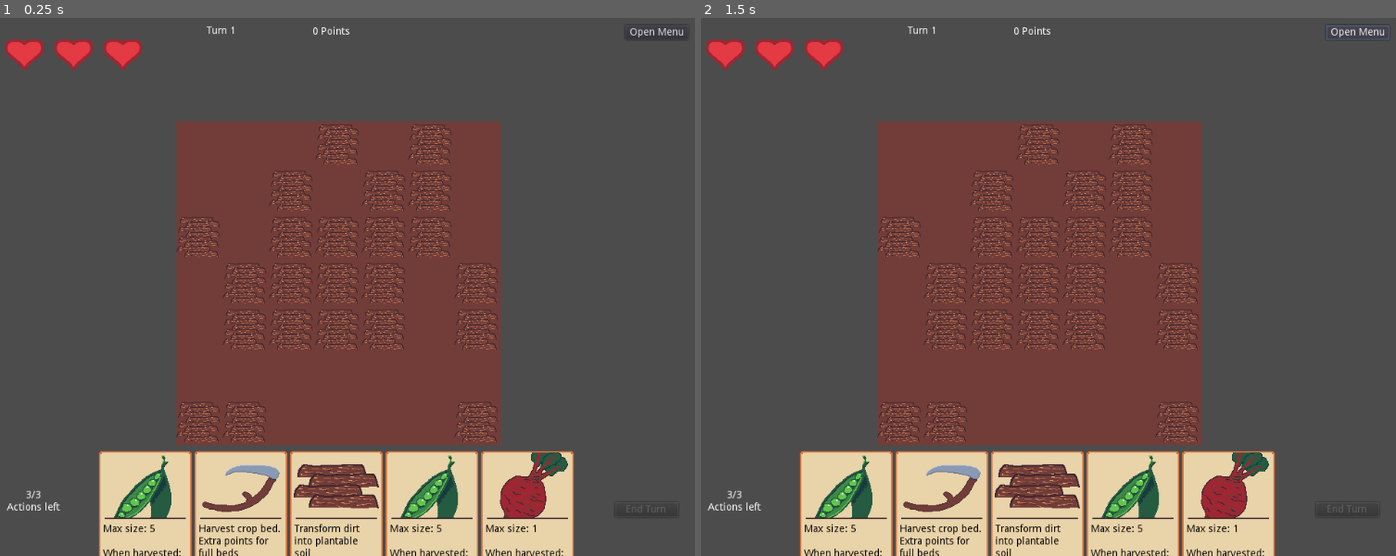
Above: before the commit, frames 1-2 (left to right).
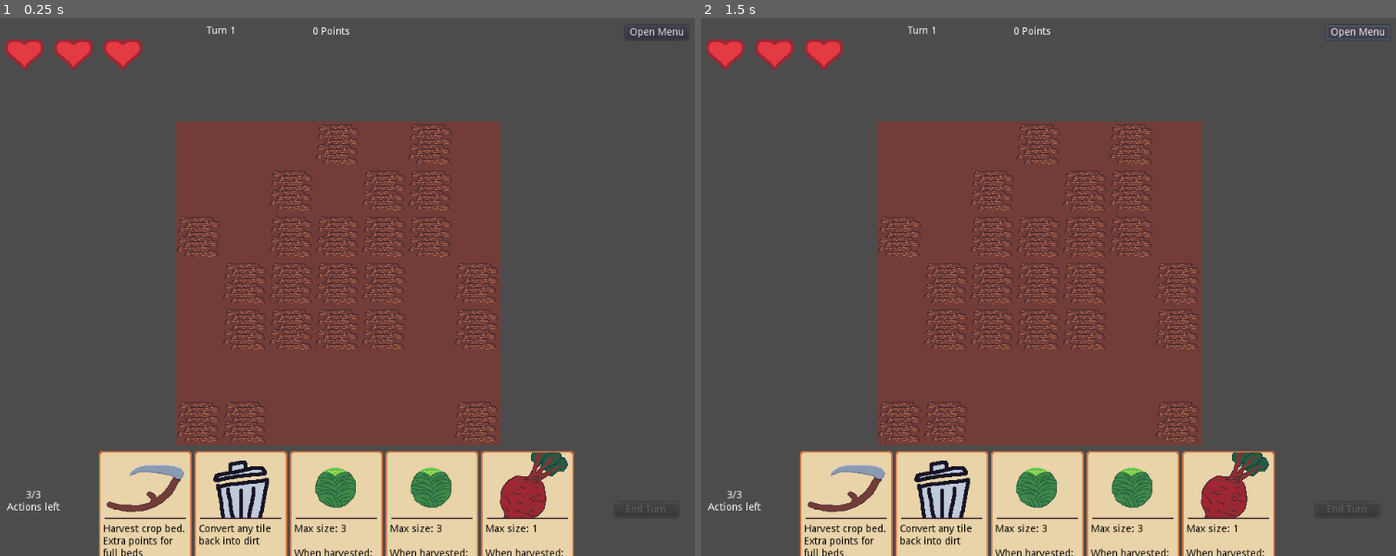
Above: after the commit, the same moments.

Repository: Rellikiox/Harvest-Season
Game: Godot game, scene res://Game.tscn
The game is run twice, just before and just after one commit, with the same random seed, the same clock (stepped at 60 frames per second) and the same inputs.
Inputs (mouse positions are in pixels of both pictures, inside the frame that each line leads up to):
- Up to frame 1 (0.25 s): no input
- Up to frame 2 (1.5 s): tap Enter at 0.5 s; move the mouse to (1201, 254) at 0.52 s; press the mouse at (1201, 254) at 0.53 s; release the mouse at (1201, 254) at 1.25 s; click "Open Menu" at 1.25 s

The runs differ from the first frame. In frame 1, 3.5% of the frame differs, in the area x 14-66%, y 81-100%; in frame 2, 3.5%.

Commit message:
Improve sprinklers
- Sprinklers now have a set number of charges
- Each crop watered reduces the charges by 1
- Watercans can add 5 charges to a sprinkler

Diff:
--- a/Effects.gd
+++ b/Effects.gd
@@ -9,7 +9,7 @@
 
 func increase_water(cell):
 	var current_level = get_cellv(cell)
-	if current_level >= Global.EffectsEnum.WATER_1 and current_level < Global.EffectsEnum.WATER_FULL:
+	if current_level >= Global.EffectsEnum.WATER_1 and current_level < Global.EffectsEnum.WATER_4:
 		set_cellv(cell, current_level + 1)
 
 
--- a/Game.gd
+++ b/Game.gd
@@ -71,6 +71,7 @@
 
 	# Clear any effects
 	$Ground/Effects.clear()
+	$Ground/SprinklerUI.clear()
 
 	# Clear and init the ground
 	$Ground.clear()
@@ -112,7 +113,7 @@
 		Vector2(1, 0), Vector2(0, 1), Vector2(-1, 0), Vector2(0, -1)
 	]
 	for cell in $Ground.get_used_cells_by_id(GroundTiles.SPRINKLER):
-		$Ground.water_adjacent_crops(cell)
+		$Ground.trigger_sprinkler(cell)
 
 	for cell in $Ground.get_crop_cells():
 		$Ground/Effects.decrease_water(cell)
--- a/Game.tscn
+++ b/Game.tscn
@@ -10,6 +10,7 @@
 [ext_resource path="res://Effects.gd" type="Script" id=8]
 [ext_resource path="res://ui/tiles/highlight-tileset.tres" type="TileSet" id=9]
 [ext_resource path="res://Highlight.gd" type="Script" id=10]
+[ext_resource path="res://ui/tiles/sprinkler-ui-tileset.tres" type="TileSet" id=11]
 
 [sub_resource type="TileSet" id=1]
 0/name = "ground-tiles.png 0"
@@ -132,7 +133,7 @@
 position = Vector2( 263.483, 61.5748 )
 tile_set = SubResource( 1 )
 format = 1
-tile_data = PoolIntArray( 0, 0, 0, 1, 0, 0, 2, 0, 0, 3, 0, 0 …(228 unchanged characters)…  0, 196609, 1, 0, 196610, 1, 0, 196611, 1, 0, 196612, 1, 0, 196613, 0, 0, 196614, …(301 unchanged characters)…
+tile_data = PoolIntArray( 0, 0, 0, 1, 0, 0, 2, 0, 0, 3, 0, 0 …(228 unchanged characters)…  0, 196609, 1, 0, 196610, 1, 0, 196611, 7, 0, 196612, 1, 0, 196613, 0, 0, 196614, …(301 unchanged characters)…
 script = ExtResource( 7 )
 
 [node name="Camera2D" type="Camera2D" parent="Ground"]
@@ -154,6 +155,12 @@
 format = 1
 script = ExtResource( 10 )
 
+[node name="SprinklerUI" type="TileMap" parent="Ground"]
+tile_set = ExtResource( 11 )
+format = 1
+tile_data = PoolIntArray( 196611, 1, 0 )
+script = ExtResource( 10 )
+
 [node name="Sprites" type="YSort" parent="Ground"]
 
 [node name="UI" parent="." instance=ExtResource( 3 )]
--- a/Global.gd
+++ b/Global.gd
@@ -7,6 +7,6 @@
 }
 
 enum GroundTileEnum {EMPTY = -1, DIRT, SOIL, POTATO, ONION, PEAS, BEET, CABBAGE, SPRINKLER}
-enum EffectsEnum {EMPTY = -1, DEAD, WATER_1, WATER_2, WATER_3, WATER_FULL}
+enum EffectsEnum {EMPTY = -1, DEAD, WATER_1, WATER_2, WATER_3, WATER_4}
 enum UITileEnum {EMPTY = -1, HIGHLIGHT, INVALID}
 enum HighlightTileEnum {EMPTY = -1, HIGHLIGHT, INVALID, WATER}
--- a/Ground.gd
+++ b/Ground.gd
@@ -67,9 +67,26 @@
 	return cells
 
 
-func water_adjacent_crops(cell):
+func has_sprinkler(cell):
+	return get_cellv(cell) == Global.GroundTileEnum.SPRINKLER
+
+
+func trigger_sprinkler(cell):
+	var charges_left = $SprinklerUI.get_cellv(cell)
 	for _cell in get_crop_beds_around_cell(cell):
+		if charges_left == 0:
+			break
 		$Effects.increase_water(_cell)
+		charges_left -= 1
+	$SprinklerUI.set_cellv(cell, charges_left)
+
+
+func reload_sprinkler(cell, charges):
+	if not has_sprinkler(cell):
+		return
+
+	var new_charges = min($SprinklerUI.get_cellv(cell) + charges, 15)
+	$SprinklerUI.set_cellv(cell, new_charges)
 
 
 func get_crop_beds_around_cell(cell):
@@ -108,3 +125,8 @@
 	var bed = get_adjacent_of_same_type(cell)
 	for crop in bed:
 		$Effects.increase_water(crop)
+
+
+func place_sprinkler(cell):
+	set_cellv(cell, Global.GroundTileEnum.SPRINKLER)
+	$SprinklerUI.set_cellv(cell, 15)
--- a/cards/Cards.gd
+++ b/cards/Cards.gd
@@ -73,8 +73,7 @@
 		return ground.get_cellv(cell) in [Global.GroundTileEnum.DIRT, Global.GroundTileEnum.SOIL]
 
 	func place(cell:Vector2, ground:TileMap):
-		ground.set_cellv(cell, tile)
-		ground.water_adjacent_crops(cell)
+		ground.place_sprinkler(cell)
 
 
 class DigGroundCard extends BaseCard:
@@ -94,7 +93,7 @@
 	var texture = preload('res://assets/delete-card.png')
 
 	func can_be_placed(cell:Vector2, ground:TileMap):
-		return ground.cell_has_crop(cell) or ground.get_cellv(cell) == Global.GroundTileEnum.SPRINKLER
+		return ground.cell_has_crop(cell) or ground.has_sprinkler(cell)
 
 	func place(cell:Vector2, ground:TileMap):
 		ground.destroy_cell(cell)
@@ -112,11 +111,13 @@
 			highlight.highlight_tiles([cell], Global.HighlightTileEnum.INVALID)
 
 	func can_be_placed(cell:Vector2, ground:TileMap):
-		return ground.cell_has_crop(cell)
+		return ground.cell_has_crop(cell) or ground.has_sprinkler(cell)
 
 	func place(cell:Vector2, ground:TileMap):
-		ground.water_crop_bed(cell)
-
+		if ground.cell_has_crop(cell):
+			ground.water_crop_bed(cell)
+		else:
+			ground.reload_sprinkler(cell, 5)
 
 
 class ScytheCanCard extends BaseCard:
--- a/cards/DeckManager.gd
+++ b/cards/DeckManager.gd
@@ -11,7 +11,7 @@
 	Global.CardEnum.WATERING_CAN: 5,
 	Global.CardEnum.DIG_GROUND: 3,
 	Global.CardEnum.SCYTHE: 5,
-#	Global.CardEnum.DELETE_TILE: 1
+	Global.CardEnum.DELETE_TILE: 1
 }
 
 var draw_pile = []
--- a/ui/Card.gd
+++ b/ui/Card.gd
@@ -39,13 +39,13 @@
  +7 points per tile""",
 	Global.CardEnum.PLACE_SPRINKLER:
 """Water adjacent crop beds.
-16 total charges, 1 charge spent per turn per crop""",
+15 total charges, 1 charge spent per turn per crop""",
 	Global.CardEnum.DIG_GROUND:
 """Transform dirt into plantable soil""",
 	Global.CardEnum.DELETE_TILE:
 """Convert any tile back into dirt""",
 	Global.CardEnum.WATERING_CAN:
-"""Water single crop bed with one charge""",
+"""Water crop bed with one charge or reload 5 charges on sprinkler""",
 	Global.CardEnum.SCYTHE:
 """Harvest crop bed. Extra points for full beds""",
 }
--- /dev/null
+++ b/ui/tiles/sprinkler-ui-tileset.tres
@@ -0,0 +1,229 @@
+[gd_resource type="TileSet" load_steps=2 format=2]
+
+[ext_resource path="res://assets/sprinkler-tileset.png" type="Texture" id=1]
+
+[resource]
+0/name = "sprinkler-tileset.png 0"
+0/texture = ExtResource( 1 )
+0/tex_offset = Vector2( 0, 0 )
+0/modulate = Color( 1, 1, 1, 1 )
+0/region = Rect2( 0, 0, 64, 64 )
+0/tile_mode = 0
+0/occluder_offset = Vector2( 0, 0 )
+0/navigation_offset = Vector2( 0, 0 )
+0/shape_offset = Vector2( 0, 0 )
+0/shape_transform = Transform2D( 1, 0, 0, 1, 0, 0 )
+0/shape_one_way = false
+0/shape_one_way_margin = 0.0
+0/shapes = [  ]
+0/z_index = 0
+1/name = "sprinkler-tileset.png 1"
+1/texture = ExtResource( 1 )
+1/tex_offset = Vector2( 0, 0 )
+1/modulate = Color( 1, 1, 1, 1 )
+1/region = Rect2( 64, 0, 64, 64 )
+1/tile_mode = 0
+1/occluder_offset = Vector2( 0, 0 )
+1/navigation_offset = Vector2( 0, 0 )
+1/shape_offset = Vector2( 0, 0 )
+1/shape_transform = Transform2D( 1, 0, 0, 1, 0, 0 )
+1/shape_one_way = false
+1/shape_one_way_margin = 0.0
+1/shapes = [  ]
+1/z_index = 0
+2/name = "sprinkler-tileset.png 2"
+2/texture = ExtResource( 1 )
+2/tex_offset = Vector2( 0, 0 )
+2/modulate = Color( 1, 1, 1, 1 )
+2/region = Rect2( 128, 0, 64, 64 )
+2/tile_mode = 0
+2/occluder_offset = Vector2( 0, 0 )
+2/navigation_offset = Vector2( 0, 0 )
+2/shape_offset = Vector2( 0, 0 )
+2/shape_transform = Transform2D( 1, 0, 0, 1, 0, 0 )
+2/shape_one_way = false
+2/shape_one_way_margin = 0.0
+2/shapes = [  ]
+2/z_index = 0
+3/name = "sprinkler-tileset.png 3"
+3/texture = ExtResource( 1 )
+3/tex_offset = Vector2( 0, 0 )
+3/modulate = Color( 1, 1, 1, 1 )
+3/region = Rect2( 192, 0, 64, 64 )
+3/tile_mode = 0
+3/occluder_offset = Vector2( 0, 0 )
+3/navigation_offset = Vector2( 0, 0 )
+3/shape_offset = Vector2( 0, 0 )
+3/shape_transform = Transform2D( 1, 0, 0, 1, 0, 0 )
+3/shape_one_way = false
+3/shape_one_way_margin = 0.0
+3/shapes = [  ]
+3/z_index = 0
+4/name = "sprinkler-tileset.png 4"
+4/texture = ExtResource( 1 )
+4/tex_offset = Vector2( 0, 0 )
+4/modulate = Color( 1, 1, 1, 1 )
+4/region = Rect2( 0, 64, 64, 64 )
+4/tile_mode = 0
+4/occluder_offset = Vector2( 0, 0 )
+4/navigation_offset = Vector2( 0, 0 )
+4/shape_offset = Vector2( 0, 0 )
+4/shape_transform = Transform2D( 1, 0, 0, 1, 0, 0 )
+4/shape_one_way = false
+4/shape_one_way_margin = 0.0
+4/shapes = [  ]
+4/z_index = 0
+5/name = "sprinkler-tileset.png 5"
+5/texture = ExtResource( 1 )
+5/tex_offset = Vector2( 0, 0 )
+5/modulate = Color( 1, 1, 1, 1 )
+5/region = Rect2( 64, 64, 64, 64 )
+5/tile_mode = 0
+5/occluder_offset = Vector2( 0, 0 )
+5/navigation_offset = Vector2( 0, 0 )
+5/shape_offset = Vector2( 0, 0 )
+5/shape_transform = Transform2D( 1, 0, 0, 1, 0, 0 )
+5/shape_one_way = false
+5/shape_one_way_margin = 0.0
+5/shapes = [  ]
+5/z_index = 0
+6/name = "sprinkler-tileset.png 6"
+6/texture = ExtResource( 1 )
+6/tex_offset = Vector2( 0, 0 )
+6/modulate = Color( 1, 1, 1, 1 )
+6/region = Rect2( 128, 64, 64, 64 )
+6/tile_mode = 0
+6/occluder_offset = Vector2( 0, 0 )
+6/navigation_offset = Vector2( 0, 0 )
+6/shape_offset = Vector2( 0, 0 )
+6/shape_transform = Transform2D( 1, 0, 0, 1, 0, 0 )
+6/shape_one_way = false
+6/shape_one_way_margin = 0.0
+6/shapes = [  ]
+6/z_index = 0
+7/name = "sprinkler-tileset.png 7"
+7/texture = ExtResource( 1 )
+7/tex_offset = Vector2( 0, 0 )
+7/modulate = Color( 1, 1, 1, 1 )
+7/region = Rect2( 192, 64, 64, 64 )
+7/tile_mode = 0
+7/occluder_offset = Vector2( 0, 0 )
+7/navigation_offset = Vector2( 0, 0 )
+7/shape_offset = Vector2( 0, 0 )
+7/shape_transform = Transform2D( 1, 0, 0, 1, 0, 0 )
+7/shape_one_way = false
+7/shape_one_way_margin = 0.0
+7/shapes = [  ]
+7/z_index = 0
+8/name = "sprinkler-tileset.png 8"
+8/texture = ExtResource( 1 )
+8/tex_offset = Vector2( 0, 0 )
+8/modulate = Color( 1, 1, 1, 1 )
+8/region = Rect2( 0, 128, 64, 64 )
+8/tile_mode = 0
+8/occluder_offset = Vector2( 0, 0 )
+8/navigation_offset = Vector2( 0, 0 )
+8/shape_offset = Vector2( 0, 0 )
+8/shape_transform = Transform2D( 1, 0, 0, 1, 0, 0 )
+8/shape_one_way = false
+8/shape_one_way_margin = 0.0
+8/shapes = [  ]
+8/z_index = 0
+9/name = "sprinkler-tileset.png 9"
+9/texture = ExtResource( 1 )
+9/tex_offset = Vector2( 0, 0 )
+9/modulate = Color( 1, 1, 1, 1 )
+9/region = Rect2( 64, 128, 64, 64 )
+9/tile_mode = 0
+9/occluder_offset = Vector2( 0, 0 )
+9/navigation_offset = Vector2( 0, 0 )
+9/shape_offset = Vector2( 0, 0 )
+9/shape_transform = Transform2D( 1, 0, 0, 1, 0, 0 )
+9/shape_one_way = false
+9/shape_one_way_margin = 0.0
+9/shapes = [  ]
+9/z_index = 0
+10/name = "sprinkler-tileset.png 10"
+10/texture = ExtResource( 1 )
+10/tex_offset = Vector2( 0, 0 )
+10/modulate = Color( 1, 1, 1, 1 )
+10/region = Rect2( 128, 128, 64, 64 )
+10/tile_mode = 0
+10/occluder_offset = Vector2( 0, 0 )
+10/navigation_offset = Vector2( 0, 0 )
+10/shape_offset = Vector2( 0, 0 )
+10/shape_transform = Transform2D( 1, 0, 0, 1, 0, 0 )
+10/shape_one_way = false
+10/shape_one_way_margin = 0.0
+10/shapes = [  ]
+10/z_index = 0
+11/name = "sprinkler-tileset.png 11"
+11/texture = ExtResource( 1 )
+11/tex_offset = Vector2( 0, 0 )
+11/modulate = Color( 1, 1, 1, 1 )
+11/region = Rect2( 192, 128, 64, 64 )
+11/tile_mode = 0
+11/occluder_offset = Vector2( 0, 0 )
+11/navigation_offset = Vector2( 0, 0 )
+11/shape_offset = Vector2( 0, 0 )
+11/shape_transform = Transform2D( 1, 0, 0, 1, 0, 0 )
+11/shape_one_way = false
+11/shape_one_way_margin = 0.0
+11/shapes = [  ]
+11/z_index = 0
+12/name = "sprinkler-tileset.png 12"
+12/texture = ExtResource( 1 )
+12/tex_offset = Vector2( 0, 0 )
+12/modulate = Color( 1, 1, 1, 1 )
+12/region = Rect2( 0, 192, 64, 64 )
+12/tile_mode = 0
+12/occluder_offset = Vector2( 0, 0 )
+12/navigation_offset = Vector2( 0, 0 )
+12/shape_offset = Vector2( 0, 0 )
+12/shape_transform = Transform2D( 1, 0, 0, 1, 0, 0 )
+12/shape_one_way = false
+12/shape_one_way_margin = 0.0
+12/shapes = [  ]
+12/z_index = 0
+13/name = "sprinkler-tileset.png 13"
+13/texture = ExtResource( 1 )
+13/tex_offset = Vector2( 0, 0 )
+13/modulate = Color( 1, 1, 1, 1 )
+13/region = Rect2( 64, 192, 64, 64 )
+13/tile_mode = 0
+13/occluder_offset = Vector2( 0, 0 )
+13/navigation_offset = Vector2( 0, 0 )
+13/shape_offset = Vector2( 0, 0 )
+13/shape_transform = Transform2D( 1, 0, 0, 1, 0, 0 )
+13/shape_one_way = false
+13/shape_one_way_margin = 0.0
+13/shapes = [  ]
+13/z_index = 0
+14/name = "sprinkler-tileset.png 14"
+14/texture = ExtResource( 1 )
+14/tex_offset = Vector2( 0, 0 )
+14/modulate = Color( 1, 1, 1, 1 )
+14/region = Rect2( 128, 192, 64, 64 )
+14/tile_mode = 0
+14/occluder_offset = Vector2( 0, 0 )
+14/navigation_offset = Vector2( 0, 0 )
+14/shape_offset = Vector2( 0, 0 )
+14/shape_transform = Transform2D( 1, 0, 0, 1, 0, 0 )
+14/shape_one_way = false
+14/shape_one_way_margin = 0.0
+14/shapes = [  ]
+14/z_index = 0
+15/name = "sprinkler-tileset.png 15"
+15/texture = ExtResource( 1 )
+15/tex_offset = Vector2( 0, 0 )
+15/modulate = Color( 1, 1, 1, 1 )
+15/region = Rect2( 192, 192, 64, 64 )
+15/tile_mode = 0
+15/occluder_offset = Vector2( 0, 0 )
+15/navigation_offset = Vector2( 0, 0 )
+15/shape_offset = Vector2( 0, 0 )
+15/shape_transform = Transform2D( 1, 0, 0, 1, 0, 0 )
+15/shape_one_way = false
+15/shape_one_way_margin = 0.0
+15/shapes = [  ]
+15/z_index = 0
Not shown: 1 places in Game.tscn that only renumber resources
Binary file added: assets/sprinkler-tileset.aseprite
Binary file added: assets/sprinkler-tileset.png
Not shown, added: assets/sprinkler-tileset.png.import
